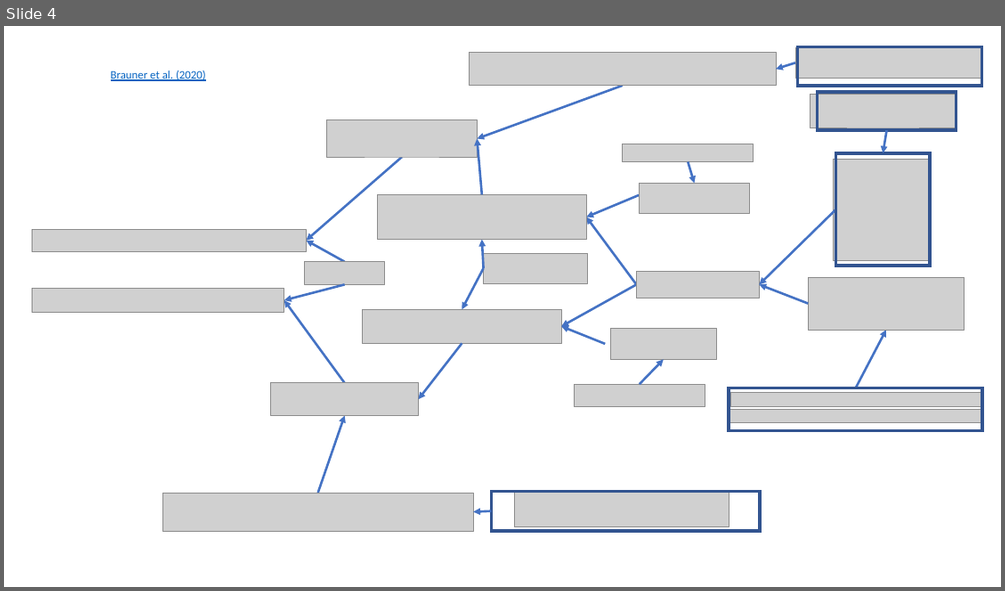
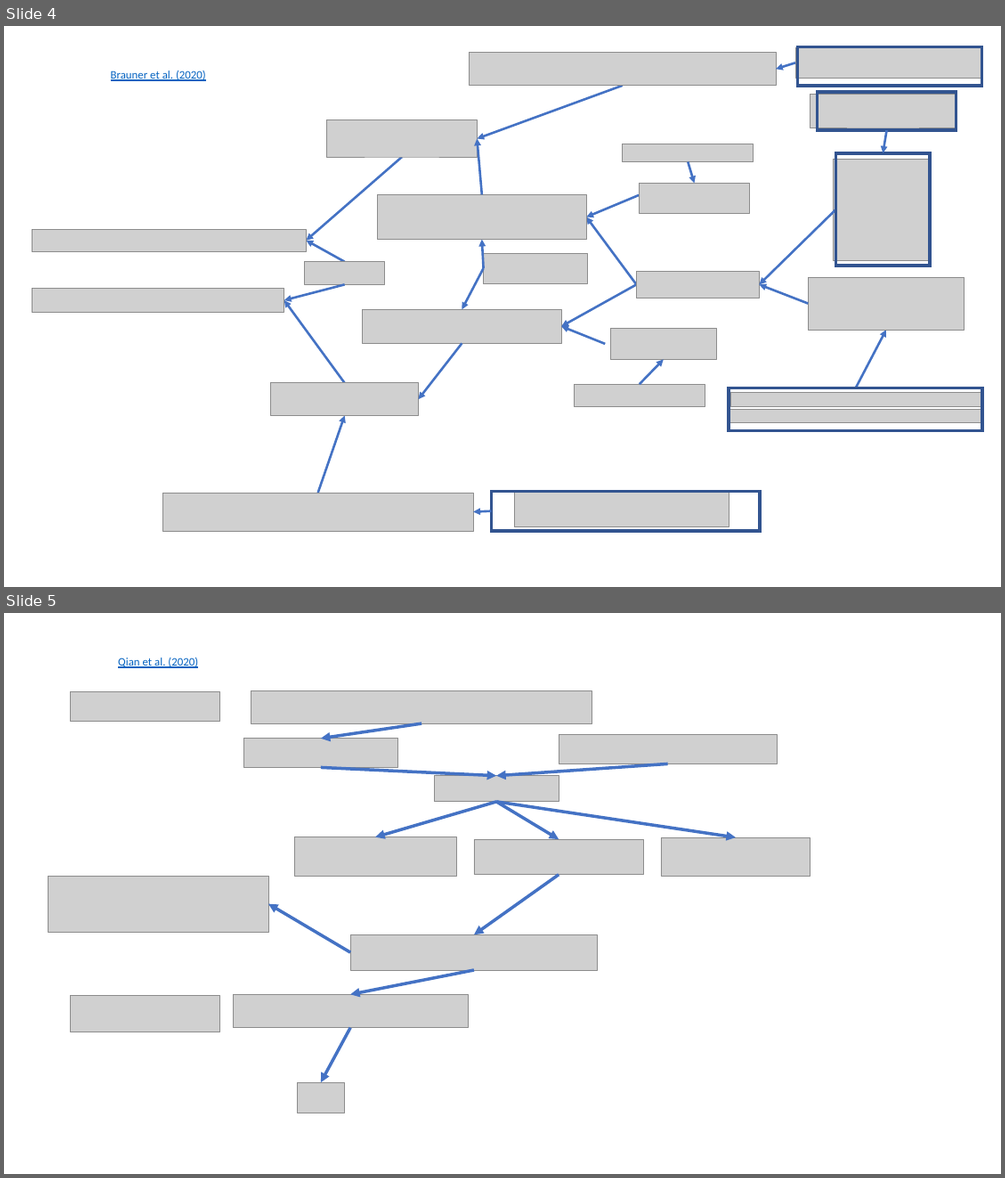
Before and after one commit to epidemic-research-team/epidemic-gaussian-process, a slide deck: References/Citations.pptx. Shown one above the other, each under a label of ours: slide 4 before the commit, slides 4 and 5 after it. The pictures are 1005x591 and 1005x1178 pixels, drawn with LibreOffice and Linux fonts; fonts in the diff are those of the drawing; grey boxes stand for pictures. Boxes give left, top, right and bottom in pixels: in the first picture for what was removed or moved away, otherwise in the second. Text is boxed around its words. In the diff, an @@ line names an element or a change of style, - is before the commit and + after.

```diff
--- a/References/Citations.pptx
+++ b/References/Citations.pptx
@@ slide 5 added at <box>4,613,1001,1174</box>, background #FFFFFF @@
@@ text added at <box>118,657,198,668</box>, 11 pt, text #0563C1, underline @@
+Qian et al. (2020)
@@ picture added at <box>71,691,220,722</box> @@
@@ picture added at <box>251,691,592,723</box> @@
@@ picture added at <box>244,738,398,768</box> @@
@@ arrow added from (421, 723) to (321, 738), #4472C4 3 pt @@
@@ picture added at <box>558,735,777,764</box> @@
@@ arrow added from (321, 767) to (497, 776), #4472C4 3 pt @@
@@ arrow added from (668, 764) to (497, 776), #4472C4 3 pt @@
@@ picture added at <box>434,776,558,803</box> @@
@@ arrow added from (497, 802) to (376, 837), #4472C4 3 pt @@
@@ arrow added from (497, 802) to (736, 837), #4472C4 3 pt @@
@@ arrow added from (497, 802) to (558, 839), #4472C4 3 pt @@
@@ picture added at <box>294,837,456,876</box> @@
@@ picture added at <box>474,839,644,874</box> @@
@@ picture added at <box>662,837,811,876</box> @@
@@ picture added at <box>48,876,268,932</box> @@
@@ arrow added from (558, 875) to (474, 934), #4472C4 3 pt @@
@@ arrow added from (350, 952) to (268, 904), #4472C4 3 pt @@
@@ picture added at <box>350,934,598,970</box> @@
@@ arrow added from (474, 970) to (350, 995), #4472C4 3 pt @@
@@ picture added at <box>71,996,220,1032</box> @@
@@ picture added at <box>233,995,468,1027</box> @@
@@ arrow added from (350, 1027) to (321, 1083), #4472C4 3 pt @@
@@ picture added at <box>297,1083,345,1112</box> @@
```
Also in this commit, not shown: 8 other files.
